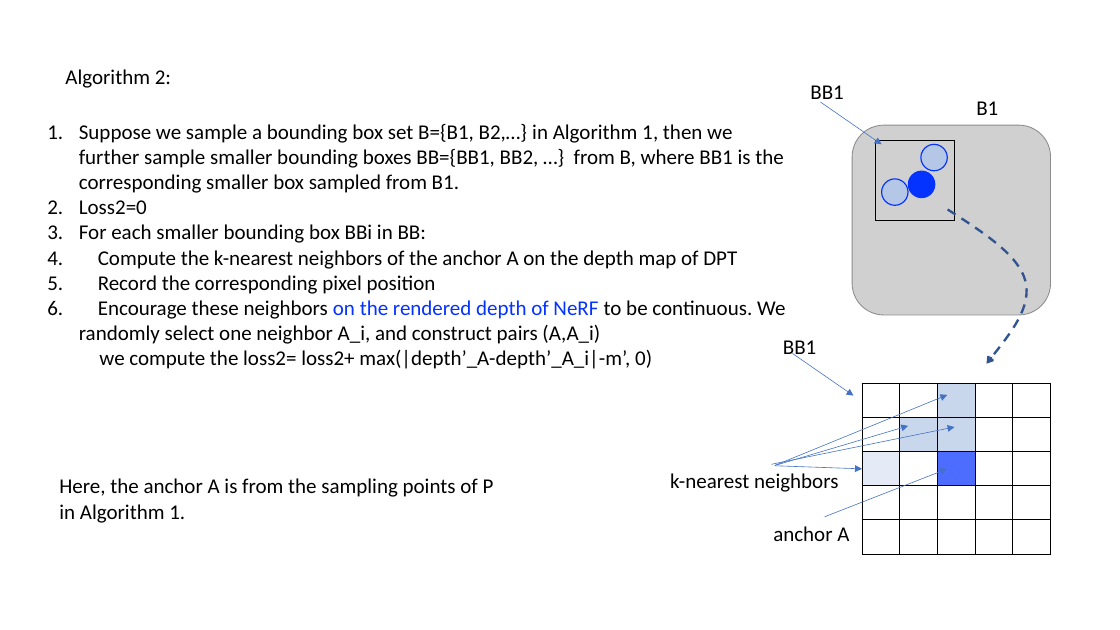
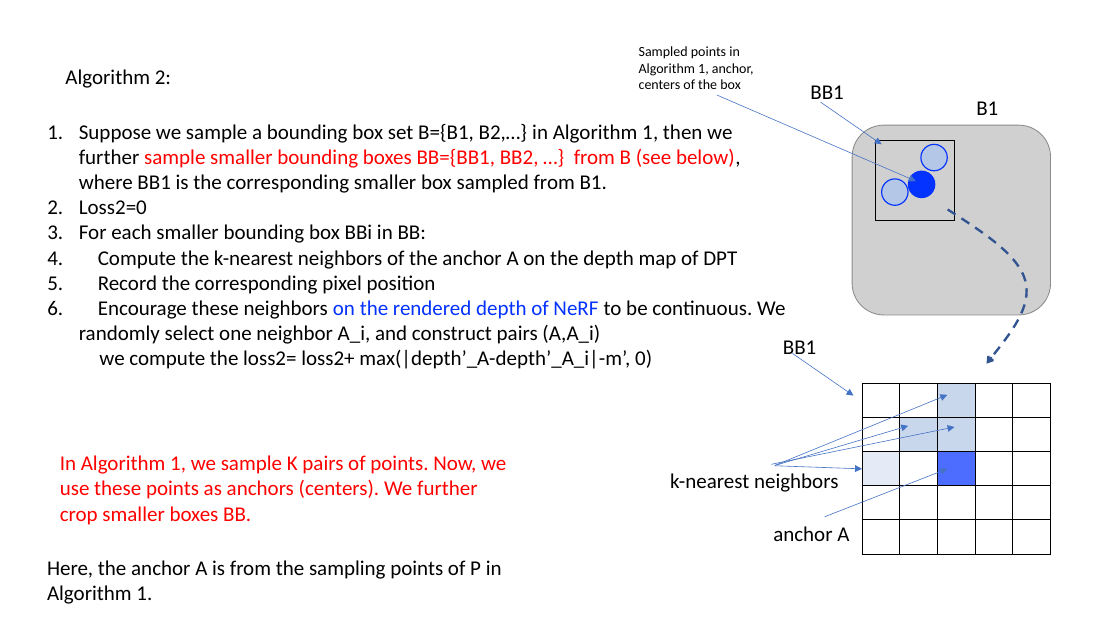
Before and after one commit to Wanggcong/SparseNeRF, a slide deck: slide 10 of tutorial/quick-start-v2.pptx. Drawn at 1120x630 pixels with LibreOffice and Linux fonts; fonts in the diff are those of the drawing; grey boxes stand for pictures. Boxes give left, top, right and bottom in pixels: in the first picture for what was removed or moved away, otherwise in the second. Text is boxed around its words. In the diff, an @@ line names an element or a change of style, - is before the commit and + after.

```diff
--- a/tutorial/quick-start-v2.pptx
+++ b/tutorial/quick-start-v2.pptx
@@ text added at (639, 46, 754, 89), 12 pt, text #000000 @@
+Sampled points in Algorithm 1, anchor, centers of the box
@@ arrow added from (718, 95) to (916, 181), #4472C4 0.5 pt @@
@@ text at (79, 124, 741, 193): text changed @@
-1. Suppose we sample a bounding box set B={B1, B2,…} in Algorithm 1, then we further sample smaller bounding boxes BB={BB1, BB2, …} from B, where BB1 is the corresponding smaller box sampled from B1.
+1. Suppose we sample a bounding box set B={B1, B2,…} in Algorithm 1, then we further sample smaller bounding boxes BB={BB1, BB2, …} from B (see below), where BB1 is the corresponding smaller box sampled from B1.
@@ text added at (60, 455, 506, 525), 18 pt, text #FF0000 @@
+In Algorithm 1, we sample K pairs of points. Now, we use these points as anchors (centers). We further crop smaller boxes BB.
@@ text "Here, the anchor A is ..." rewrapped from (59, 478, 494, 523) to (47, 560, 502, 604) @@
```
